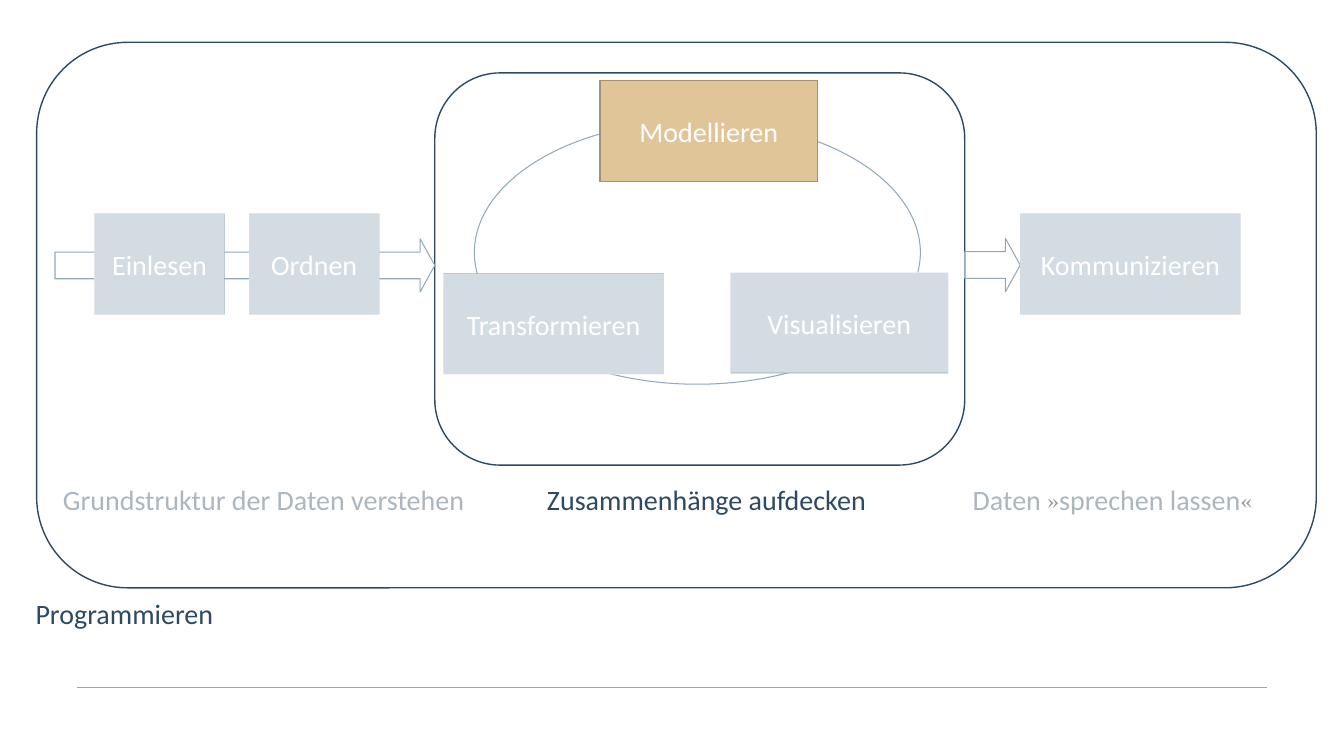
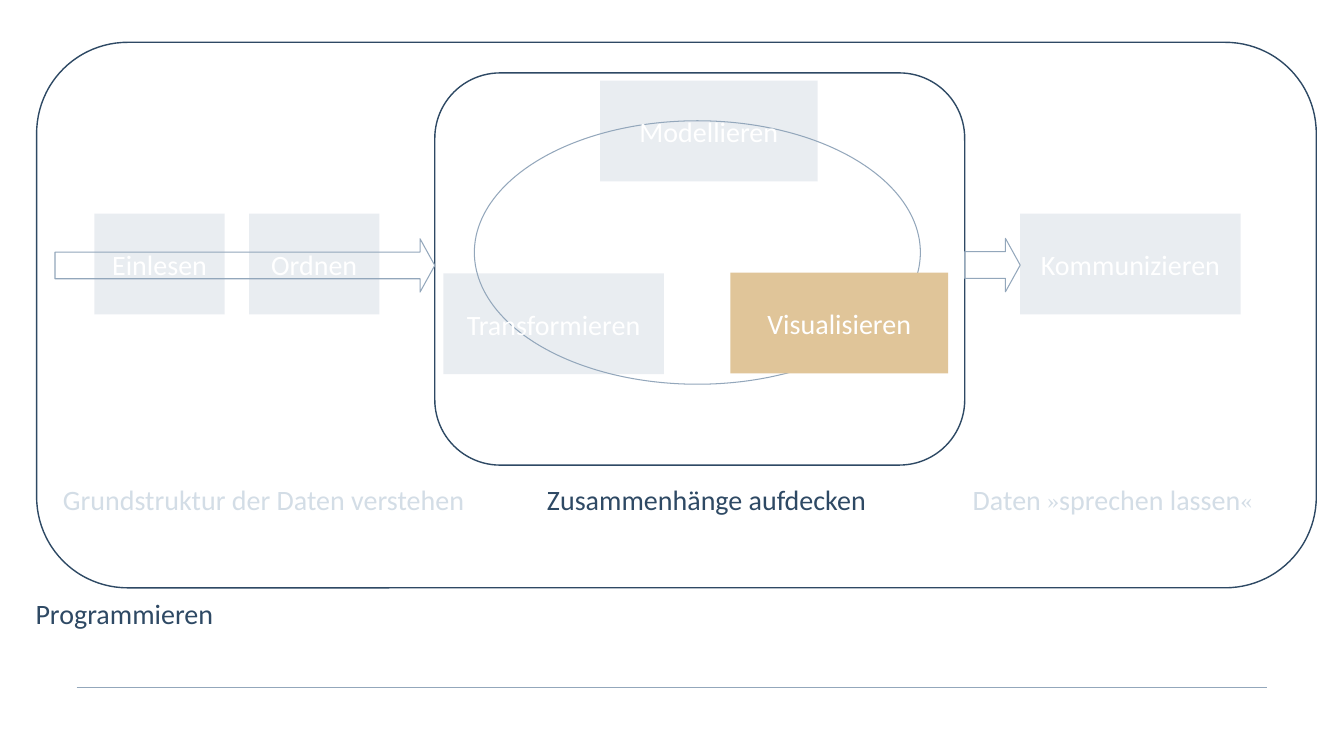
Before and after one commit to pekkasagner/Einfuehrung_in_R, a slide deck: slide 6 of images/Erstellte_Abbildungen.pptx. Drawn at 1344x756 pixels with LibreOffice and Linux fonts; fonts in the diff are those of the drawing; background and template pictures are left out. Boxes give left, top, right and bottom in pixels: in the first picture for what was removed or moved away, otherwise in the second. Text is boxed around its words. In the diff, an @@ line names an element or a change of style, - is before the commit and + after.

```diff
--- a/images/Erstellte_Abbildungen.pptx
+++ b/images/Erstellte_Abbildungen.pptx
@@ rectangle "Modellieren" at [600, 81, 818, 181]: fill #E0C599 to #93A7BB at 20% opacity; outline #A69271 1 pt to none @@
@@ group removed at [54, 214, 1300, 535]: 7 rectangles @@
@@ fill #93A7BB to #93A7BB at 20% opacity in 4 elements at [95, 214, 225, 315], [249, 214, 379, 315], [444, 273, 664, 374], [1020, 214, 1241, 315] @@
@@ rectangle "Visualisieren" at [731, 273, 949, 374]: fill #93A7BB to #E0C599 @@
@@ text "Grundstruktur der Daten verstehen" at [63, 491, 464, 510]: text colour #2E4964 to #D3DDE6 @@
@@ text "Daten »sprechen lassen«" at [973, 491, 1253, 514]: text colour #2E4964 to #D3DDE6; text colour #000000 to #D3DDE6 in "»sprechen lassen«" @@
```
Also in this commit, not shown: 7 other slides changed, 26 other files.
